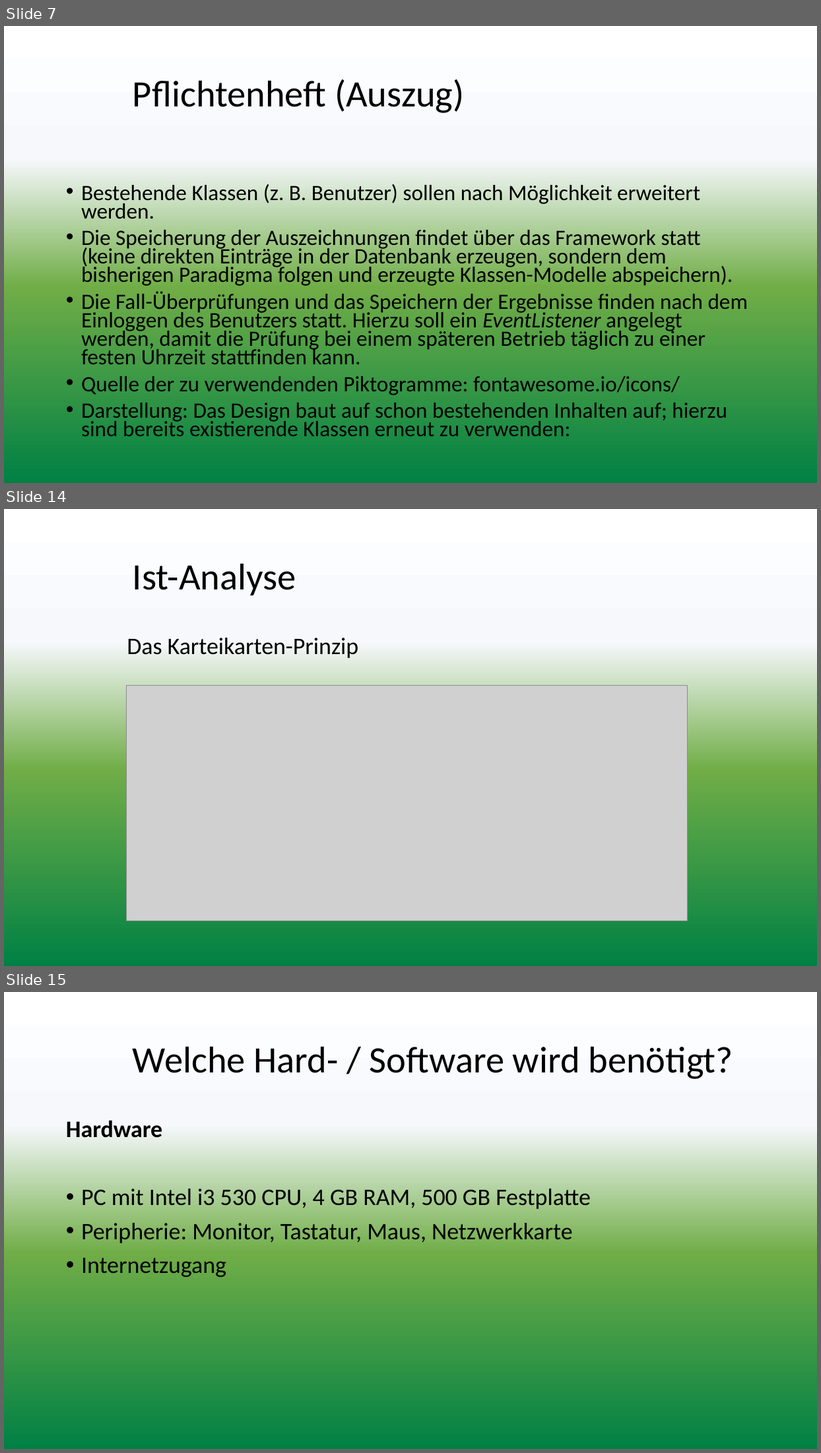
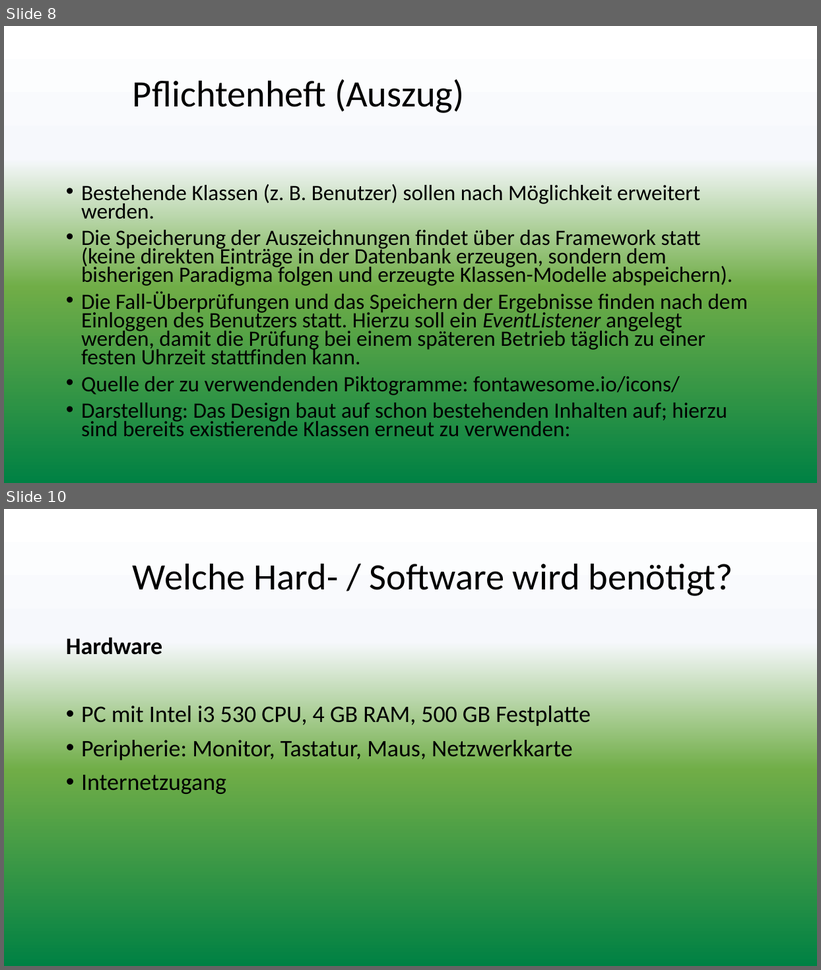
Before and after one commit to hgreis/IHK, a slide deck: presentation/Präsentation.pptx. Shown one above the other, each under a label of ours: slides 7, 14 and 15 before the commit, slides 8 and 10 after it; the slides between them are not shown. The pictures are 821x1453 and 821x970 pixels, drawn with LibreOffice and Linux fonts; fonts in the diff are those of the drawing; grey boxes stand for pictures; background and template pictures are left out. Boxes give left, top, right and bottom in pixels: in the first picture for what was removed or moved away, otherwise in the second. Text is boxed around its words. In the diff, an @@ line names an element or a change of style, - is before the commit and + after.

```diff
--- a/presentation/Präsentation.pptx
+++ b/presentation/Präsentation.pptx
@@ slide 14 removed at [4,509,817,966], background gradient #FFFFFF to #F6F8FC to #70AD47 to #008144 to #018243 @@
@@ title removed at [133,563,296,595] @@
-Ist-Analyse
@@ text removed at [127,638,359,658] @@
-Das Karteikarten-Prinzip
@@ picture removed at [127,686,687,921] @@
@@ what was slide 7 is now slide 8 @@
@@ what was slide 15 is now slide 10 @@
```
Also in this commit, not shown: 4 slides changed, 1 slide added, 14 other slides removed.
